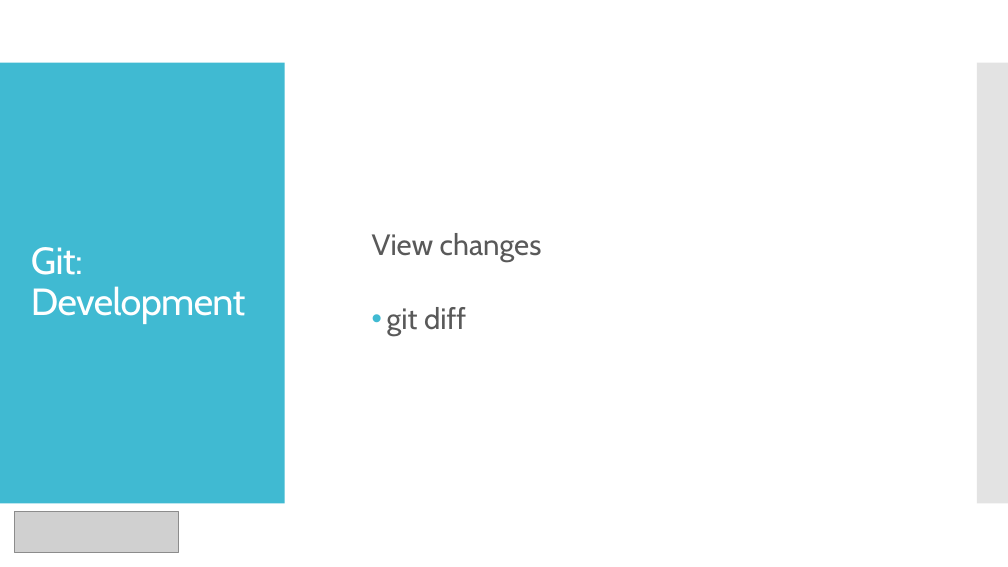
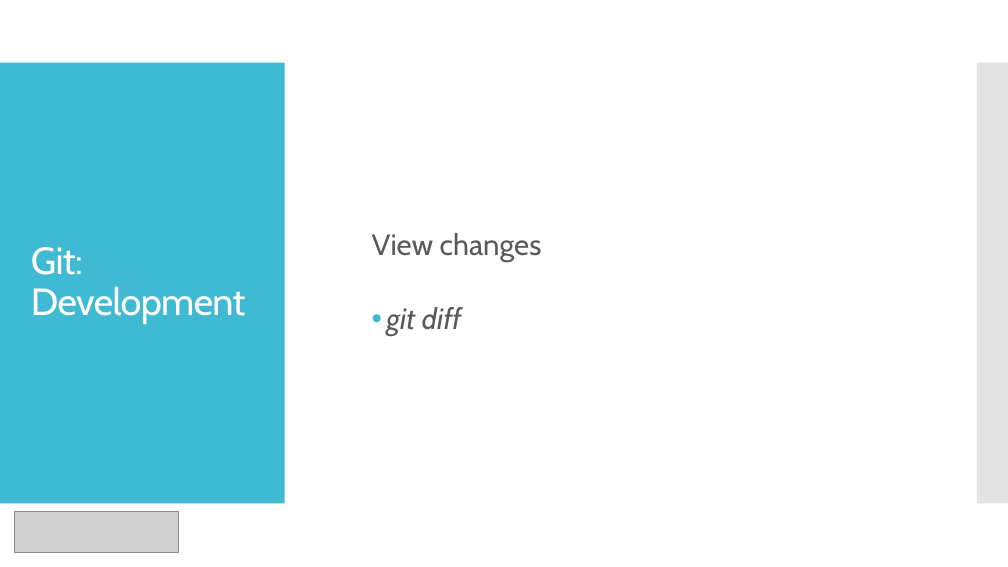
Before and after one commit to shashwatx/git_101, a slide deck: slide 23 of presentation.pptx. Drawn at 1008x567 pixels with LibreOffice and Linux fonts; fonts in the diff are those of the drawing; grey boxes stand for pictures. Boxes give left, top, right and bottom in pixels: in the first picture for what was removed or moved away, otherwise in the second. Text is boxed around its words. In the diff, an @@ line names an element or a change of style, - is before the commit and + after.

```diff
--- a/presentation.pptx
+++ b/presentation.pptx
@@ text at box(387, 307, 461, 336): italic on in "git diff" @@
```
Also in this commit, not shown: 9 other slides changed, 1 slide removed, 2 other files.
